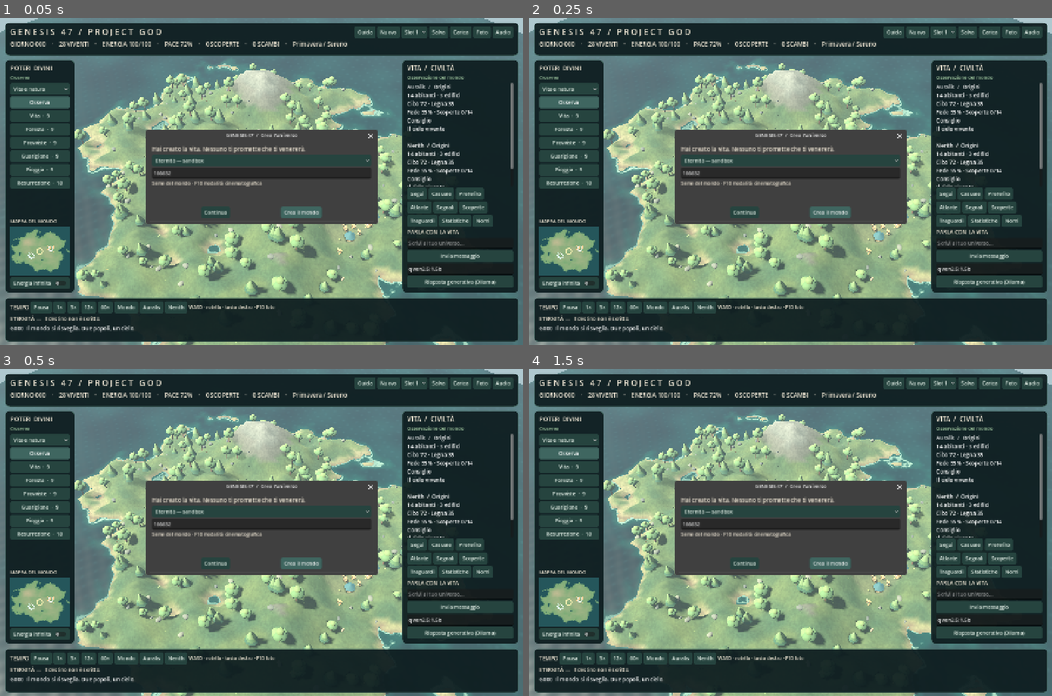
Above: before the commit, frames 1-4 (two rows, left to right).
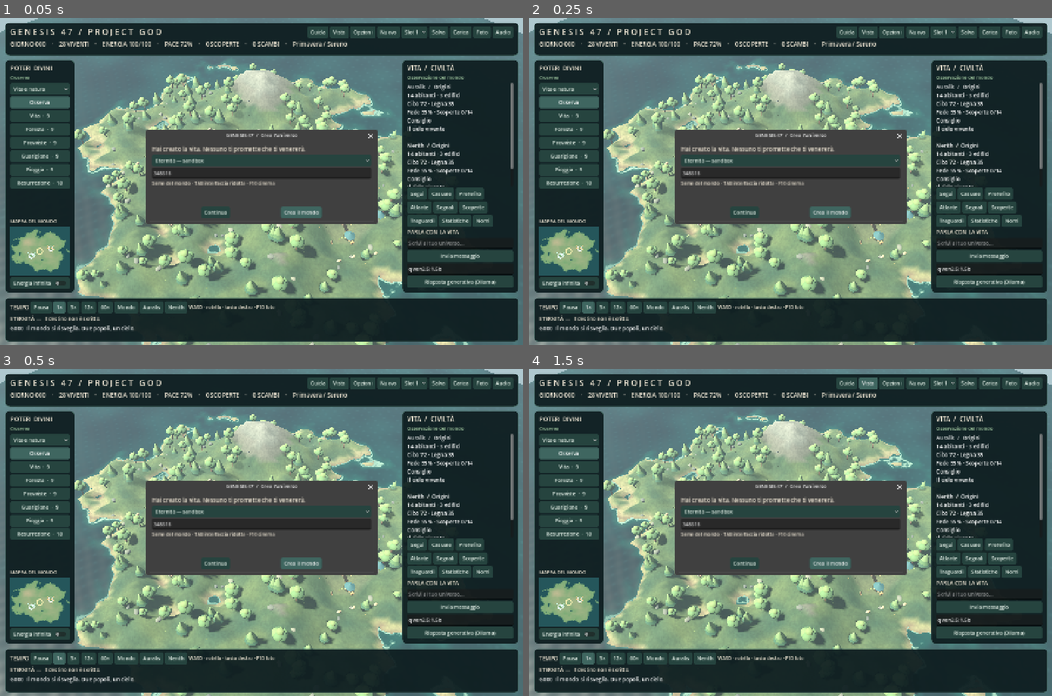
Above: after the commit, the same moments.

Repository: kekko98kekko-dev/GENESIS-47
Game: Godot game, scene res://main.tscn
Same seed, same stepped clock (60 frames per second), same inputs: the game is played once before the commit and once after it.
Inputs (mouse positions are in pixels of both pictures, inside the frame that each line leads up to):
- Up to frame 1 (0.05 s): no input
- Up to frame 2 (0.25 s): no input
- Up to frame 3 (0.5 s): no input
- Up to frame 4 (1.5 s): click "Nuovo" at 0.5 s; click (868, 382) at 1.25 s, where only the run after the commit has a clickable "Vista"

The runs differ from the first frame. In frame 1, 1.7% of the frame differs, in the area x 5-84%, y 2-100%; in frame 2, 1.7%; in frame 3, 1.7%; in frame 4, 1.7%, in the area x 5-88%, y 2-100%.

Commit message:
Improve scale, settlement art, visual trade, narrative decisions, controls and save reliability

Diff:
--- a/scripts/sim.gd
+++ b/scripts/sim.gd
@@ -25,6 +25,8 @@
 var season="Primavera"
 var achievements:Array=[]
 var history:Array=[]
+var decisions:Array=[]
+var diplomacy_state="Neutralità"
 func start(s:int,m:int):
  seed_value=s
  mode=m
@@ -45,6 +47,8 @@
  changes.clear()
  achievements.clear()
  history.clear()
+ decisions.clear()
+ diplomacy_state="Neutralità"
  weather_name="Sereno"
  season="Primavera"
  for i in range(2):
@@ -159,6 +163,10 @@
    log_event(CLANs_name(i)+" cambia governo per la crisi.")
  if counts[0]>0 and counts[1]>0:
   peace=clampf(peace+rng.randf_range(-2,2)+(.4 if villages[0].food>20 and villages[1].food>20 else -.6),0,100)
+  var new_relation="Guerra" if peace<25 else ("Alleanza" if peace>=80 else "Tregua" if peace>=45 else "Tensione")
+  if new_relation!=diplomacy_state:
+   diplomacy_state=new_relation
+   log_event("Relazioni fra i popoli: "+new_relation+".")
   if day%12==0 and peace>45:
    var donor=0 if villages[0].food>villages[1].food else 1
    var amount=minf(18,villages[donor].food*.12)
@@ -166,6 +174,7 @@
    villages[1-donor].food+=amount
    villages[1-donor].knowledge+=2
    trades+=1
+   changes.append({"kind":"trade","clan":donor})
    log_event("Una carovana commercia fra i due popoli.")
   if peace<25 and day%5==0 and not people.is_empty():
    var victim=people[rng.randi_range(0,people.size()-1)]
@@ -188,7 +197,7 @@
   if a.health<=0 or a.age>83:die(a,"fine della vita")
  if day%25==0 and not people.is_empty():
   var a=people[rng.randi_range(0,people.size()-1)]
-  var question="Creatore, perché esiste la sofferenza?" if a.mood<50 else ("Abbiamo osservato anomalie. Il nostro mondo è reale?" if villages[a.clan].era>=4 else "Creatore, ci ascolti?")
+  var question="Creatore, perché esiste la sofferenza?" if a.mood<50 else ("Abbiamo osservato anomalie. Il nostro mondo è reale?" if villages[a.clan].era>=4 else ("I nostri raccolti basteranno per tutti?" if day%50==0 else "Creatore, ci ascolti?"))
   remember(a,question)
   signals.push_front({"id":a.id,"text":question,"day":day,"answered":false})
   if signals.size()>12:signals.pop_back()
@@ -196,6 +205,7 @@
  if day%5==0:
   history.append({"day":day,"population":people.size(),"peace":peace})
   if history.size()>150:history.pop_front()
+ if ended!="":award("Un destino scritto")
  if people.size()>=60:award("Un mondo vivo")
  if trades>=5:award("La via del commercio")
  if discoveries.size()>=14:award("Il secolo delle scoperte")
@@ -234,7 +244,7 @@
   if s.id==a.id:s.answered=true
  log_event(a.name+": «"+response+"»")
 func export_state()->Dictionary:
- return {"version":2,"seed":seed_value,"day":day,"mode":mode …(272 unchanged characters)… evements":achievements,"history":history}
+ return {"version":2,"seed":seed_value,"day":day,"mode":mode …(272 unchanged characters)… evements":achievements,"history":history,"decisions":decisions,"diplomacy":diplomacy_state}
 func import_state(d:Dictionary)->bool:
  if d.get("version",0)!=2 or not d.get("people") is Array or not d.get("villages") is Array or d.villages.size()!=2:return false
  seed_value=int(d.seed)
@@ -256,6 +266,8 @@
  season=str(d.get("season","Primavera"))
  achievements=d.get("achievements",[])
  history=d.get("history",[])
+ decisions=d.get("decisions",[])
+ diplomacy_state=str(d.get("diplomacy","Neutralità"))
  rng.seed=seed_value
  rng.state=int(str(d.rng))
  changes.clear()
@@ -267,3 +279,31 @@
  for v in villages:
   for key in ["era","houses","tech"]:v[key]=int(v[key])
  return true
+
+func answer_signal(index:int,choice:int)->bool:
+ if index<0 or index>=signals.size() or choice<0 or choice>3:return false
+ var signal_data=signals[index]
+ if signal_data.answered:return false
+ var a=find(int(signal_data.id))
+ if a.is_empty():return false
+ var v=villages[a.clan]
+ var words=["Vi proteggerò, cercate la pace.","Cercate la verità con la scienza.","Siete liberi, non vi guiderò.","Voglio che vi ricordiate della mia potenza."]
+ if choice==0:
+  peace=minf(100,peace+9)
+  v.food=minf(850,v.food+28)
+  a.mood=minf(100,a.mood+12)
+ elif choice==1:
+  v.knowledge+=22
+  a.faith=maxf(0,a.faith-7)
+ elif choice==2:
+  v.faith=maxf(0,v.faith-6)
+  a.mood=minf(100,a.mood+4)
+ else:
+  v.faith=minf(100,v.faith+12)
+  a.mood=maxf(0,a.mood-12)
+ remember(a,"Il Creatore: "+words[choice])
+ remember(a,["Forse possiamo vivere senza paura.","Non smetterò di cercare.","La scelta appartiene a noi.","Non dimenticherò queste parole."][choice])
+ signal_data.answered=true
+ decisions.append({"day":day,"name":a.name,"choice":choice,"text":words[choice]})
+ log_event("Risposta a "+a.name+": "+words[choice])
+ return true
--- a/scripts/world.gd
+++ b/scripts/world.gd
@@ -59,7 +59,18 @@
 var weather_timer=0.0
 var test_mode=false
 var visual_time=0.0
+var farms_root:Node3D
+var farm_points:Array=[[],[]]
+var caravans:Array=[]
 var roads_root:Node3D
+var compact=false
+var left_panel:Control
+var right_panel:Control
+var bottom_panel:Control
+var signals_button:Button
+var time_buttons:Array=[]
+var quality_mode=1
+var hover_ring:MeshInstance3D
 var precipitation:CPUParticles3D
 var map_view:Control
 var activity_labels={}
@@ -243,7 +254,7 @@
  camera.current=true
  camera.fov=45
  camera.far=300
- camera.near=.12
+ camera.near=.07
  precipitation=CPUParticles3D.new()
  add_child(precipitation)
  precipitation.emitting=false
@@ -324,7 +335,7 @@
  if p.y<SEA+.75:return Color("d9c89c").lerp(Color("b3bb79"),clampf((p.y-SEA)/.75,0,1))
  if p.y>10:return Color("a3a99e").lerp(Color("e7e7dc"),clampf((p.y-10)/4,0,1))
  if p.y>7.5:return Color("8c917c").lerp(Color("a8a69c"),clampf((p.y-7.5)/3,0,1))
- var grass=Color("4c7954").lerp(Color("96ac62"),v)
+ var grass=Color("38634a").lerp(Color("8ca45f"),v)
  for c in centers:
   if Vector2(p.x-c.x,p.z-c.z).length()<6:
    grass=grass.lerp(Color("b0a280"),.35)
@@ -388,7 +399,7 @@
  refresh()
 
 func reset_visuals():
- for n in [earth,sea,scenery,villages_root,people_root,animals_root,effects_root,cursor,roads_root]:
+ for n in [earth,sea,scenery,villages_root,people_root,animals_root,effects_root,cursor,roads_root,farms_root,hover_ring]:
   if is_instance_valid(n):
    remove_child(n)
    n.queue_free()
@@ -396,6 +407,8 @@
  sea=null
  actors.clear()
  activity_labels.clear()
+ caravans.clear()
+ farm_points=[[],[]]
  animals.clear()
  effects.clear()
  houses=[[],[]]
@@ -413,12 +426,14 @@
  animals_root=Node3D.new()
  effects_root=Node3D.new()
  roads_root=Node3D.new()
- for n in [scenery,villages_root,people_root,animals_root,effects_root,roads_root]:add_child(n)
+ farms_root=Node3D.new()
+ for n in [scenery,villages_root,people_root,animals_root,effects_root,roads_root,farms_root]:add_child(n)
  for i in range(2):
   make_hub(i)
   sync_houses(i)
  rebuild_roads()
- for i in range(310):
+ rebuild_farms()
+ for i in range(350):
   var p=ground(rng.randf_range(-45,45),rng.randf_range(-42,42))
   if p.y>SEA+.85 and p.y<8.5 and far_village(p,9):
    make_tree(p,rng.randf_range(2.3,4.8),i)
@@ -449,12 +464,21 @@
  sim.changes.clear()
  cursor=MeshInstance3D.new()
  var ring=TorusMesh.new()
- ring.inner_radius=.72
- ring.outer_radius=.79
+ ring.inner_radius=.43
+ ring.outer_radius=.49
  cursor.mesh=ring
  cursor.material_override=material(Color("fff0b3"),.5,1.1)
  add_child(cursor)
  cursor.hide()
+ hover_ring=MeshInstance3D.new()
+ var brush=TorusMesh.new()
+ brush.inner_radius=5.85
+ brush.outer_radius=6.0
+ hover_ring.mesh=brush
+ hover_ring.material_override=material(Color("e4ad66"),.7,.5)
+ hover_ring.cast_shadow=GeometryInstance3D.SHADOW_CASTING_SETTING_OFF
+ add_child(hover_ring)
+ hover_ring.hide()
  focus=Vector3.ZERO
  distance=91
  update_camera()
@@ -518,7 +542,7 @@
 
 func house_location(i:int,j:int)->Vector3:
  var a=j*2.39996+i*.5
- var r=4.6+sqrt(float(j))*2.1
+ var r=4.5+sqrt(float(j))*2.9
  return land_near(centers[i].x+cos(a)*r,centers[i].z+sin(a)*r)
 
 func make_house(i:int,j:int,era:int):
@@ -530,7 +554,8 @@
  var roof=Color("a96847") if i==0 else Color("467b83")
  var kind="house" if era<4 else ("industrial" if era==4 else "future")
  var imported:Node3D=null
- if era>=2:imported=asset(n,kind,j+i*3,Vector3.ZERO,2.6+float(era)*.45)
+ if era>=2 and era<5:imported=asset(n,kind,j+i*3,Vector3.ZERO,3.0+float(era)*.48)
+ elif era==1:imported=asset(n,"early",j+i*2,Vector3.ZERO,2.45)
  if imported==null:
   if era<2:
    cone(n,Color("d3b98a"),Vector3(0,.63,0),.91,1.26,.75,10)
@@ -557,6 +582,7 @@
    if era>=5:
     cone(n,Color("9ac5be"),Vector3(0,h+.48,0),.4,.85,.04,10)
     sphere(n,Color("95f1e1"),Vector3(0,h+.92,0),Vector3(.22,.22,.22),1.4)
+    asset(n,"future",j,Vector3(1.3,0,0),1.9)
    else:cone(n,Color("786a60"),Vector3(.65,h+.5,0),.16,1.0,.16,10)
  if j%3==1 and era>=2:
   asset(n,"prop",j,Vector3(1.3,0,.55),.55)
@@ -623,9 +649,11 @@
  var parent=Node3D.new()
  people_root.add_child(parent)
  parent.position=random_near(centers[a.clan],6.5)
- var visual=asset(parent,"creature",int(a.clan)*3+int(float(a.genes[2])*3),Vector3.ZERO,1.65)
+ var visual=asset(parent,"creature",int(a.clan)*3+int(float(a.genes[2])*3),Vector3.ZERO,1.0)
  var rig={}
- if visual==null:rig=original_creature(parent,a)
+ if visual==null:
+  rig=original_creature(parent,a)
+  rig.body.scale=Vector3.ONE*.62
  else:
   start_animation(visual,["walk","run","idle"])
   rig={"body":visual,"arms":[],"legs":[]}
@@ -633,7 +661,7 @@
  parent.scale=Vector3.ONE*clampf(.5+a.age/26,.5,1)
  var name_tag=Label3D.new()
  parent.add_child(name_tag)
- name_tag.position.y=2.25
+ name_tag.position.y=1.30
  name_tag.text=a.name
  name_tag.font_size=28
  name_tag.outline_size=5
@@ -656,7 +684,10 @@
      actors.erase(e.id)
      activity_labels.erase(e.id)
     if selected==e.id:selected=-1
-   "house","era":sync_houses(int(e.clan))
+   "house","era":
+    sync_houses(int(e.clan))
+    rebuild_farms()
+   "trade":spawn_caravan(int(e.clan))
  sim.changes.clear()
 
 func step_day():
@@ -711,6 +742,8 @@
      r.target=house_location(a.clan, a.id%maxi(1,houses[a.clan].size()))
     elif activity=="Incontra la famiglia" and actors.has(a.partner):
      r.target=actors[a.partner].node.position
+    elif activity=="Cerca cibo" and not farm_points[a.clan].is_empty():
+     r.target=farm_points[a.clan][int(a.id)%farm_points[a.clan].size()]
     elif activity=="Studia":
      r.target=random_near(centers[a.clan],2.2)
     else:
@@ -724,6 +757,10 @@
    direction.y=0
    if direction.length()>.04:
     var p=n.position+direction.normalized()*minf(step*.92,direction.length())
+    for home in houses[a.clan]:
+     var away=p-home.node.position
+     away.y=0
+     if away.length()<1.12 and away.length()>.001:p+=away.normalized()*.12
     p.y=height_at(p.x,p.z)
     if p.y>SEA+.12:
      n.position=p
@@ -749,7 +786,7 @@
      n.rotation.y=lerp_angle(n.rotation.y,atan2(dir.x,dir.z),minf(delta*4,1))
     else:animal.target=animal.center
   var phase=fmod(float(sim.day)+tick/1.7,16.0)/16.0
-  var daylight=clampf(.63+.48*sin(phase*TAU+.8),.16,1)
+  var daylight=clampf(.66+.43*sin(phase*TAU+.8),.20,1)
   sun.light_energy=.14+daylight*.83
   sun.light_color=Color("b3c9ff").lerp(Color("fff1d1"),daylight)
   env.ambient_light_energy=.12+daylight*.31
@@ -767,12 +804,21 @@
  if is_instance_valid(precipitation):
   precipitation.position=Vector3(focus.x, maxf(focus.y+10,14),focus.z)
   precipitation.emitting=sim.weather_name=="Pioggia" and speed>0 and distance<65
+ update_caravans(delta)
+ if is_instance_valid(hover_ring):
+  hover_ring.visible=false
+  if power!="Osserva" and not photo_mode and get_viewport().gui_get_hovered_control()==null:
+   var hp=ground_at(get_viewport().get_mouse_position())
+   if hp.y>SEA-.5:
+    hover_ring.position=hp+Vector3.UP*.12
+    hover_ring.visible=true
  update_effects(delta)
 
 func _unhandled_input(event:InputEvent):
  if event is InputEventKey and event.pressed and not event.echo:
   if event.keycode==KEY_F10:toggle_photo()
   if event.keycode==KEY_F1:show_help()
+  if event.keycode==KEY_TAB:toggle_compact()
   if event.keycode==KEY_F5:save_game(true)
   if event.keycode==KEY_F9:load_game()
   if event.keycode==KEY_SPACE:speed=1 if speed==0 else 0
@@ -807,7 +853,7 @@
  selected=-1
  following=false
  for id in actors:
-  var p:Vector3=actors[id].node.position+Vector3(0,.85,0)
+  var p:Vector3=actors[id].node.position+Vector3(0,.55,0)
   if camera.is_position_behind(p):continue
   var dist=camera.unproject_position(p).distance_to(mouse)
   if dist<best:
@@ -1076,6 +1122,8 @@
  row.add_child(sp)
  sp.size_flags_horizontal=Control.SIZE_EXPAND_FILL
  button(row,"Guida",show_help)
+ button(row,"Vista",toggle_compact)
+ button(row,"Opzioni",show_options)
  button(row,"Nuovo",open_welcome)
  var slots=OptionButton.new()
  for i in range(3):slots.add_item("Slot "+str(i+1))
@@ -1087,6 +1135,7 @@
  button(row,"Audio",func():audio.stream_paused=not audio.stream_paused)
  top=text_label(col,"",16)
  var left=panel(hud,Rect2(14,115,190,640))
+ left_panel=left
  var lv=VBoxContainer.new()
  left.add_child(lv)
  text_label(lv,"POTERI DIVINI",17)
@@ -1115,6 +1164,7 @@
  infinite.toggled.connect(func(on):unlimited=on)
  lv.add_child(infinite)
  var right=panel(hud,Rect2(1107,115,319,640))
+ right_panel=right
  var rv=VBoxContainer.new()
  right.add_child(rv)
  text_label(rv,"VITA  /  CIVILTÀ",18)
@@ -1127,7 +1177,7 @@
   if actors.has(selected):
    following=true
    focus=actors[selected].node.position
-   distance=5.5
+   distance=3.6
    pitch=.36
    update_camera())
  button(line,"Casuale",func():
@@ -1140,7 +1190,7 @@
  var line2=HBoxContainer.new()
  rv.add_child(line2)
  button(line2,"Atlante",show_atlas)
- button(line2,"Segnali",show_signals)
+ signals_button=button(line2,"Segnali",show_signals)
  button(line2,"Scoperte",show_tech)
  var extra=HBoxContainer.new()
  rv.add_child(extra)
@@ -1159,13 +1209,17 @@
  rv.add_child(model)
  button(rv,"Risposta generativa (Ollama)",ask_ai)
  var bottom=panel(hud,Rect2(14,769,1412,117))
+ bottom_panel=bottom
  var bv=VBoxContainer.new()
  bottom.add_child(bv)
  var controls=HBoxContainer.new()
  bv.add_child(controls)
  text_label(controls,"TEMPO",15)
  for s in [0.0,1.0,3.0,12.0,60.0]:
-  button(controls,"Pausa" if s==0 else str(int(s))+"×",func():speed=s)
+  var tb=button(controls,"Pausa" if s==0 else str(int(s))+"×",func():speed=s;update_time_buttons())
+  tb.toggle_mode=true
+  tb.set_meta("speed",s)
+  time_buttons.append(tb)
  button(controls,"Mondo",func():following=false;focus=Vector3.ZERO;distance=91;pitch=.88;update_camera())
  for i in range(2):
   button(controls,Sim.CLANS[i],func():following=false;focus=centers[i];distance=24;pitch=.72;update_camera())
@@ -1186,6 +1240,10 @@
  top.text+="    ·    "+sim.season+" / "+sim.weather_name
  power_label.text=power
  if map_view!=null:map_view.queue_redraw()
+ update_time_buttons()
+ if signals_button!=null:
+  var pending=sim.signals.filter(func(q):return not q.answered and not sim.find(int(q.id)).is_empty()).size()
+  signals_button.text="Segnali "+str(pending) if pending>0 else "Segnali"
  var a=sim.find(selected)
  if selected_status!=null:selected_status.text="Osservazione del mondo" if a.is_empty() else str(a.get("activity","Esplora"))+" · "+("Malato" if int(a.get("sick",0))>0 else "In salute")
  if a.is_empty():
@@ -1216,12 +1274,15 @@
  var seed_input=LineEdit.new()
  seed_input.text=str(rng.randi_range(1,999999))
  box.add_child(seed_input)
- text_label(box,"Seme del mondo · F10 modalità cinematografica",13)
+ text_label(box,"Seme del mondo · TAB interfaccia ridotta · F10 cinema",13)
+ for i in range(3):
+  if FileAccess.file_exists(SAVE_PREFIX+str(i)+".json"):
+   button(box,"Riprendi slot "+str(i+1),func():slot=i;dlg.hide();load_game();dlg.queue_free())
  dlg.confirmed.connect(func():
   deformation.clear()
   new_world(maxi(1,abs(int(seed_input.text))),option.selected)
   dlg.queue_free())
- dlg.canceled.connect(func():speed=1;dlg.queue_free())
+ dlg.canceled.connect(func():speed=1;update_time_buttons();dlg.queue_free())
  dlg.popup_centered(Vector2i(620,220))
 
 func open_dialog(heading:String,content:String):
@@ -1245,9 +1306,48 @@
  open_dialog("ATLANTE GENEALOGICO","\n".join(lines))
 
 func show_signals():
- var lines=[]
- for s in sim.signals:lines.append("G%d · Abitante %d · %s\n%s"%[s.day,s.id,"Risposto" if s.answered else "In attesa",s.text])
- open_dialog("SEGNALI DAL MONDO","\n\n".join(lines) if not lines.is_empty() else "Ancora nessun segnale. Lascia evolvere la vita.")
+ var dlg=AcceptDialog.new()
+ hud.add_child(dlg)
+ dlg.title="SEGNALI DAL MONDO"
+ var box=VBoxContainer.new()
+ dlg.add_child(box)
+ var pending=[]
+ for i in range(sim.signals.size()):
+  var q=sim.signals[i]
+  if not q.answered and not sim.find(int(q.id)).is_empty():pending.append(i)
+ if pending.is_empty():
+  text_label(box,"Nessuna domanda in attesa. Lascia evolvere il mondo.",16)
+ else:
+  var idx=int(pending[0])
+  var q=sim.signals[idx]
+  var a=sim.find(int(q.id))
+  text_label(box,a.name+" · "+Sim.CLANS[a.clan]+" · giorno "+str(q.day),16)
+  var question=text_label(box,q.text,21)
+  question.autowrap_mode=TextServer.AUTOWRAP_WORD_SMART
+  question.custom_minimum_size.x=520
+  var choices=["Proteggi e invita alla pace","Incoraggia la scienza","Rispetta il libero arbitrio","Imponi la tua autorità"]
+  for i in range(4):
+   button(box,choices[i],func():
+    sim.answer_signal(idx,i)
+    selected=int(q.id)
+    dlg.hide()
+    dlg.queue_free()
+    refresh())
+  button(box,"Trova la creatura",func():
+   selected=int(q.id)
+   if actors.has(selected):
+    following=true
+    distance=3.8
+    pitch=.45
+    focus=actors[selected].node.position
+    update_camera()
+   dlg.hide()
+   dlg.queue_free()
+   refresh())
+ text_label(box,"Domande aperte: "+str(pending.size())+" · Decisioni prese: "+str(sim.decisions.size()),13)
+ dlg.confirmed.connect(dlg.queue_free)
+ dlg.canceled.connect(dlg.queue_free)
+ dlg.popup_centered(Vector2i(560,330))
 
 func show_tech():
  var lines=[]
@@ -1300,12 +1400,17 @@
  for id in actors:
   var p:Vector3=actors[id].node.position
   d.positions[str(id)]=[p.x,p.z]
- var file=FileAccess.open(SAVE_PREFIX+str(slot)+".json",FileAccess.WRITE)
+ var path=SAVE_PREFIX+str(slot)+".json"
+ var file=FileAccess.open(path+".tmp",FileAccess.WRITE)
  if file==null:
   if show_hint:hint.text="Impossibile salvare."
   return
  file.store_string(JSON.stringify(d))
  file.close()
+ var err=DirAccess.rename_absolute(ProjectSettings.globalize_path(path+".tmp"),ProjectSettings.globalize_path(path))
+ if err!=OK:
+  if show_hint:hint.text="Impossibile completare il salvataggio."
+  return
  if show_hint:hint.text="Universo salvato nello slot "+str(slot+1)+"."
 
 func load_game():
@@ -1343,6 +1448,11 @@
   print("SIM TEST mode=",mode," population=",t.people.size()," day=",t.day," tech=",t.discoveries.size()," ending=",t.ended)
   if t.people.is_empty() or t.discoveries.is_empty():failed=true
   if mode!=0 and t.ended=="":failed=true
+  for j in range(t.signals.size()):
+   if not t.find(int(t.signals[j].id)).is_empty():
+    var old_decisions=t.decisions.size()
+    if not t.answer_signal(j,1) or t.decisions.size()!=old_decisions+1 or t.answer_signal(j,1):failed=true
+    break
   var state=JSON.parse_string(JSON.stringify(t.export_state()))
   var clone=Sim.new()
   if not clone.import_state(state) or clone.people.size()!=t.people.size() or clone.day!=t.day:failed=true
@@ -1387,7 +1497,7 @@
  hud.hide()
  if actors.has(selected):
   focus=actors[selected].node.position
-  distance=4.8
+  distance=3.0
   pitch=.30
   update_camera()
   await get_tree().create_timer(.4).timeout
@@ -1464,9 +1574,93 @@
  var mi=MeshInstance3D.new()
  mi.mesh=st.commit()
  var mat=StandardMaterial3D.new()
- mat.albedo_color=Color("b59c74")
+ mat.albedo_color=Color("89785b")
  mat.roughness=1.0
  mat.cull_mode=BaseMaterial3D.CULL_DISABLED
  mi.material_override=mat
  mi.cast_shadow=GeometryInstance3D.SHADOW_CASTING_SETTING_OFF
  roads_root.add_child(mi)
+
+func update_time_buttons():
+ for item in time_buttons:
+  item.set_pressed_no_signal(float(item.get_meta("speed"))==speed)
+
+func toggle_compact():
+ compact=not compact
+ if is_instance_valid(left_panel):left_panel.visible=not compact
+ if is_instance_valid(right_panel):right_panel.visible=not compact
+ if hint!=null:hint.text="TAB per ripristinare i pannelli" if compact else "WASD · rotella · tasto destro · F10 foto"
+
+func show_options():
+ var dlg=AcceptDialog.new()
+ hud.add_child(dlg)
+ dlg.title="OPZIONI"
+ var box=VBoxContainer.new()
+ dlg.add_child(box)
+ text_label(box,"Grafica · scegli in base al tuo PC",17)
+ var quality=OptionButton.new()
+ for item in ["Prestazioni","Bilanciata","Qualità"]:quality.add_item(item)
+ quality.select(quality_mode)
+ quality.item_selected.connect(func(i):
+  quality_mode=i
+  sun.shadow_enabled=i>0
+  get_viewport().msaa_3d=Viewport.MSAA_4X if i==2 else Viewport.MSAA_2X if i==1 else Viewport.MSAA_DISABLED
+  get_viewport().scaling_3d_scale=.8 if i==0 else 1.0)
+ box.add_child(quality)
+ var volume=HSlider.new()
+ volume.min_value=0
+ volume.max_value=100
+ volume.value=50
+ volume.custom_minimum_size.x=300
+ volume.value_changed.connect(func(v):audio.volume_db=linear_to_db(maxf(.001,v/100.0)) - 17)
+ text_label(box,"Volume ambiente",14)
+ box.add_child(volume)
+ button(box,"Schermo intero / finestra",func():DisplayServer.window_set_mode(DisplayServer.WINDOW_MODE_WINDOWED if DisplayServer.window_get_mode()==DisplayServer.WINDOW_MODE_FULLSCREEN else DisplayServer.WINDOW_MODE_FULLSCREEN))
+ dlg.confirmed.connect(dlg.queue_free)
+ dlg.canceled.connect(dlg.queue_free)
+ dlg.popup_centered(Vector2i(400,230))
+
+func rebuild_farms():
+ if not is_instance_valid(farms_root) or centers.size()!=2:return
+ for child in farms_root.get_children():
+  farms_root.remove_child(child)
+  child.queue_free()
+ farm_points=[[],[]]
+ for i in range(2):
+  if sim.villages[i].era<2:continue
+  for j in range(2):
+   var p=land_near(centers[i].x+(5.0 if i==0 else -5.0)+j*(2.5 if i==0 else -2.5),centers[i].z+5.8)
+   farm_points[i].append(p)
+   var n=asset(farms_root,"farm",j,p,.65,0)
+   if n==null:
+    n=Node3D.new()
+    farms_root.add_child(n)
+    n.position=p
+    for row in range(3):
+     for col in range(5):
+      var q=Vector3((col-2)*.42,.04,(row-1)*.43)
+      block(n,Color("795b41"),q,Vector3(.36,.08,.36))
+      sphere(n,Color("b8bb59"),q+Vector3.UP*.22,Vector3(.18,.42,.18))
+
+func spawn_caravan(clan:int):
+ if not is_instance_valid(villages_root) or caravans.size()>3:return
+ var origin=centers[clan]
+ var n=asset(villages_root,"cart",clan,origin,.88)
+ if n==null:return
+ caravans.append({"node":n,"from":origin,"to":centers[1-clan],"progress":0.0})
+
+func update_caravans(delta:float):
+ if speed<=0:return
+ for row in caravans.duplicate():
+  if not is_instance_valid(row.node):
+   caravans.erase(row)
+   continue
+  row.progress=minf(1,row.progress+delta*.035*minf(speed,8))
+  var p:Vector3=row.from.lerp(row.to,row.progress)
+  p.y=height_at(p.x,p.z)
+  row.node.position=p
+  var d:Vector3=row.to-row.from
+  row.node.rotation.y=atan2(d.x,d.z)
+  if row.progress>=1:
+   row.node.queue_free()
+   caravans.erase(row)
